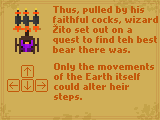
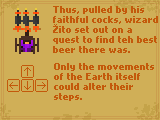
Two versions of the same layered image (160x120). Layer-by-layer changes:
painted on "..." over [110, 83, 133, 90]
